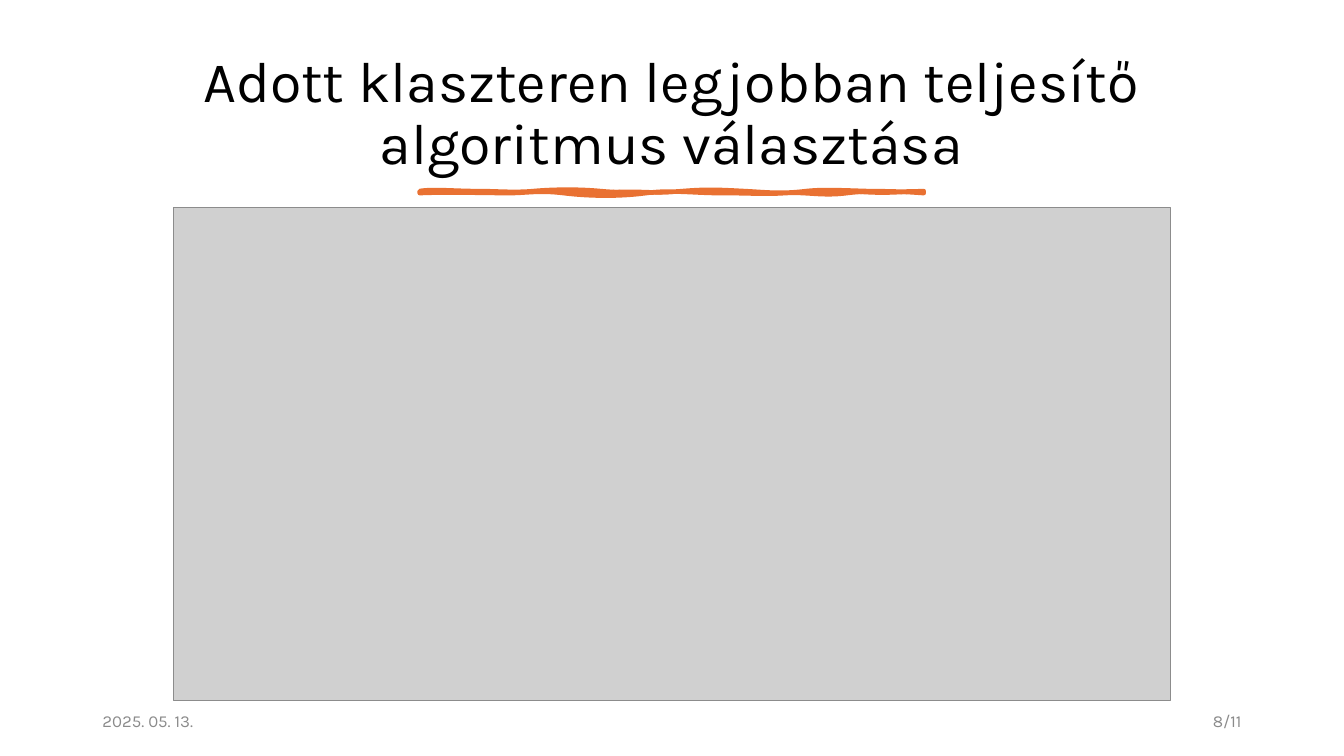
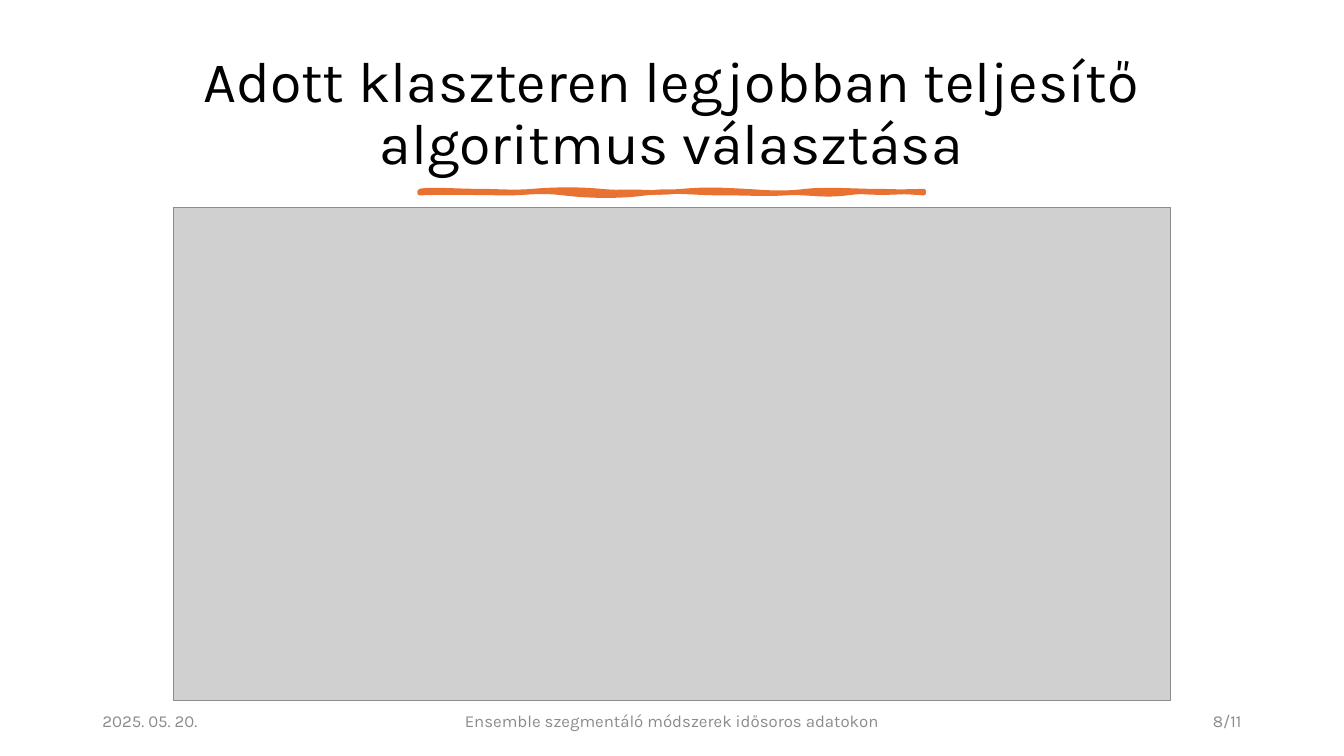
Before and after one commit to czotterbenedek/time-series-ensemble-segmentation, a slide deck: slide 8 of bemutato.pptx. Drawn at 1344x756 pixels with LibreOffice and Linux fonts; fonts in the diff are those of the drawing; grey boxes stand for pictures. Boxes give left, top, right and bottom in pixels: in the first picture for what was removed or moved away, otherwise in the second. Text is boxed around its words. In the diff, an @@ line names an element or a change of style, - is before the commit and + after.

```diff
--- a/bemutato.pptx
+++ b/bemutato.pptx
@@ text at (x1=102, y1=716, x2=198, y2=727): text changed @@
-2025. 05. 13.
+2025. 05. 20.
@@ text added at (x1=465, y1=714, x2=879, y2=731), 12 pt, text #8C8C8C @@
+Ensemble szegmentáló módszerek idősoros adatokon
```
Also in this commit, not shown: 10 other slides changed, 1 other file.
